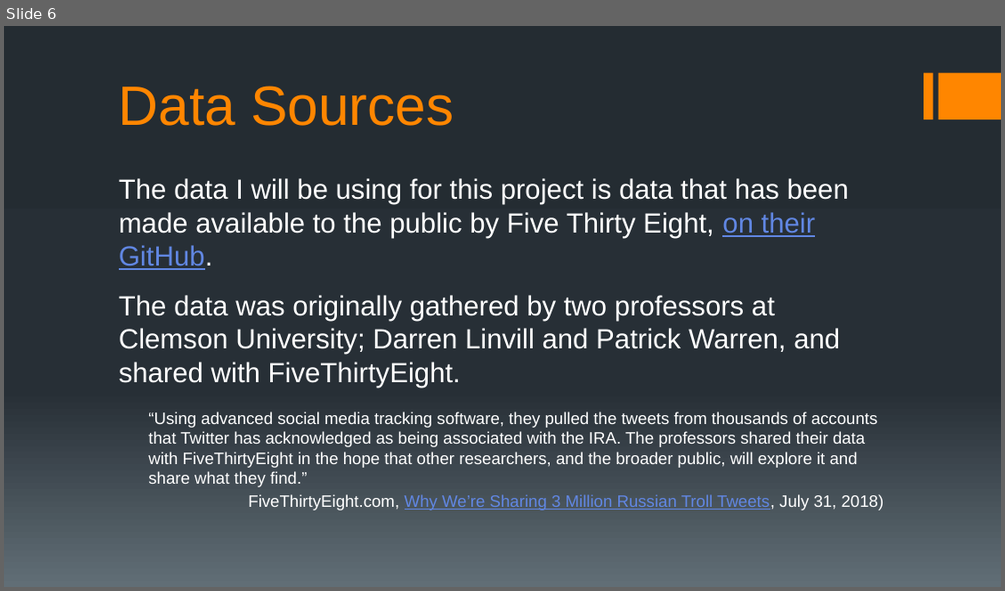
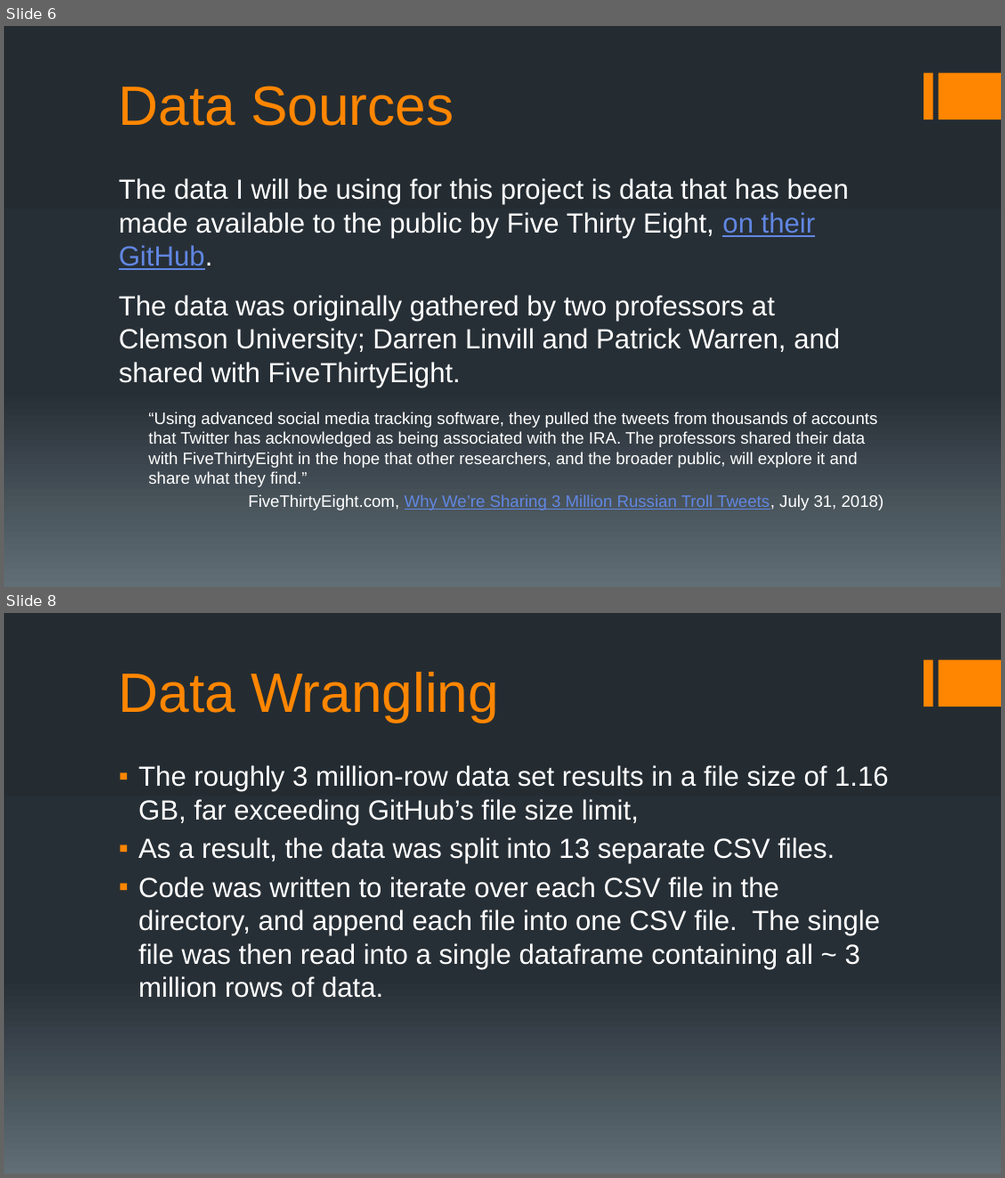
Before and after one commit to chudzikr/Capstone2, a slide deck: reports/Capstone2_Final_Report_Pres.pptx. Shown one above the other, each under a label of ours: slide 6 before the commit, slides 6 and 8 after it; the slides between them are not shown. The pictures are 1005x591 and 1005x1178 pixels, drawn with LibreOffice and Linux fonts; fonts in the diff are those of the drawing. Boxes give left, top, right and bottom in pixels: in the first picture for what was removed or moved away, otherwise in the second. Text is boxed around its words. In the diff, an @@ line names an element or a change of style, - is before the commit and + after.

```diff
--- a/reports/Capstone2_Final_Report_Pres.pptx
+++ b/reports/Capstone2_Final_Report_Pres.pptx
@@ slide 8 added at (4, 613, 1001, 1174), background gradient #242C33 to #273037 to #636D76; not listed: 2 template elements that a slide beside it also shows @@
@@ title added at (119, 672, 499, 722), 40 pt, text #FF8600 @@
+Data Wrangling
@@ text added at (138, 765, 889, 997), 20 pt, text #FFFFFF @@
+▪ The roughly 3 million-row data set results in a file size of 1.16 GB, far exceeding GitHub’s file size limit,
+▪ As a result, the data was split into 13 separate CSV files.
+▪ Code was written to iterate over each CSV file in the directory, and append each file into one CSV file. The single file was then read into a single dataframe containing all ~ 3 million rows of data.
```
Also in this commit, not shown: 2 slides changed, 9 other slides added, 1 slide removed, 1 other file.
